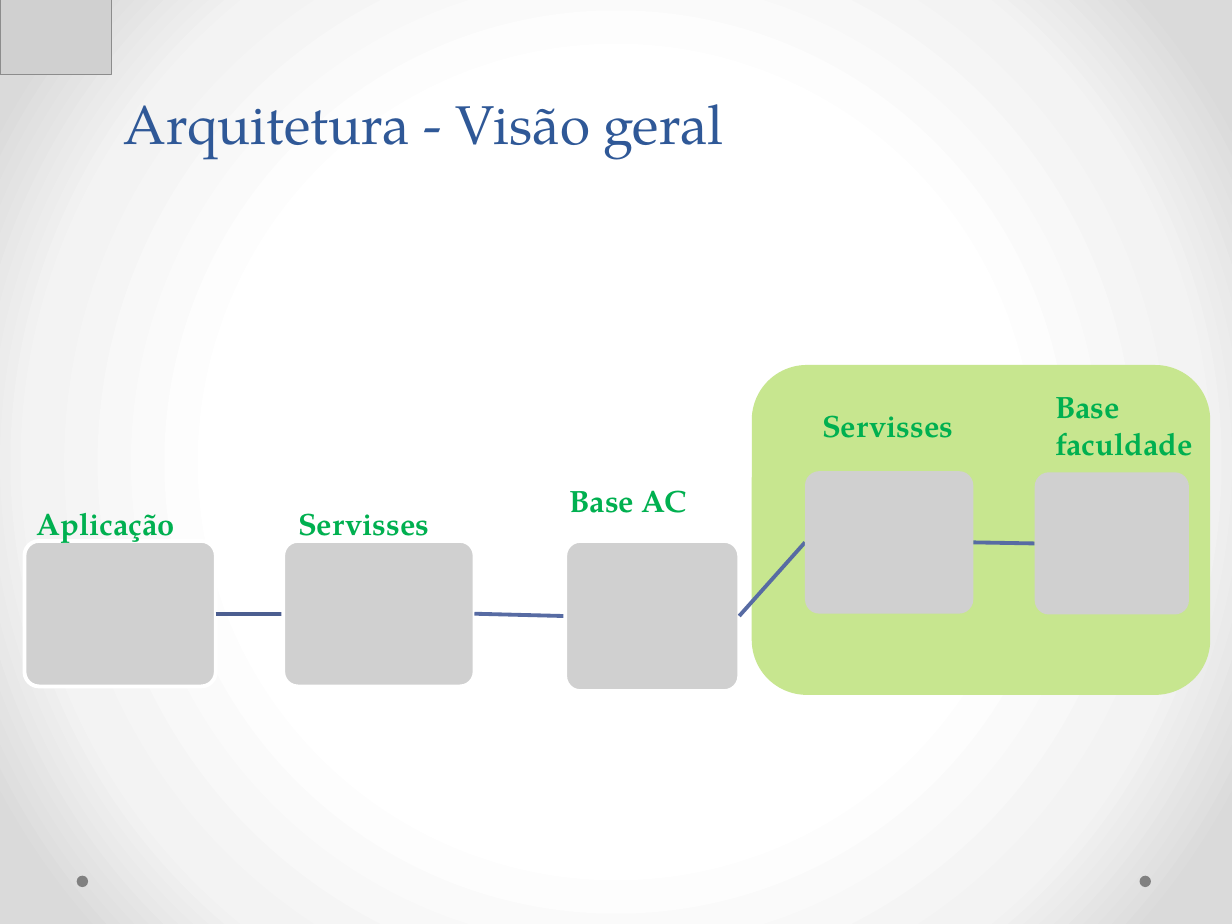
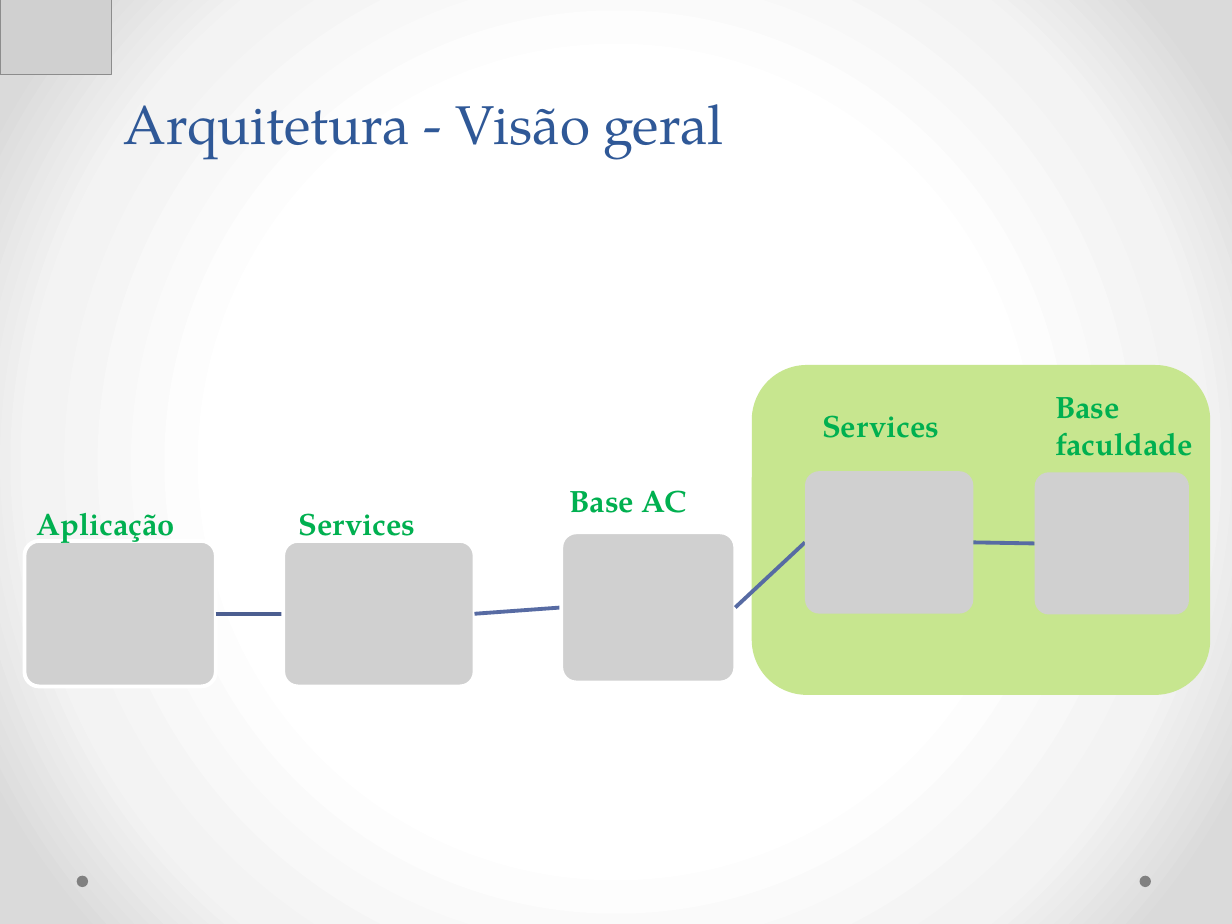
Before and after one commit to Neimarmg/TCC, a slide deck: slide 8 of Ppt-Final.pptx. Drawn at 1232x924 pixels with LibreOffice and Linux fonts; fonts in the diff are those of the drawing; grey boxes stand for pictures. Boxes give left, top, right and bottom in pixels: in the first picture for what was removed or moved away, otherwise in the second. Text is boxed around its words. In the diff, an @@ line names an element or a change of style, - is before the commit and + after.

Commit message:
00

```diff
--- a/Ppt-Final.pptx
+++ b/Ppt-Final.pptx
@@ text at (x1=822, y1=415, x2=939, y2=438): text changed @@
-Servisses
+Services
@@ text at (x1=298, y1=513, x2=415, y2=547): text changed @@
-Servisses
+Services
@@ picture moved from (x1=565, y1=541, x2=739, y2=691) to (x1=562, y1=532, x2=736, y2=683) @@
@@ freeform shape at (x1=732, y1=539, x2=807, y2=610): rotation 311 to 317 degrees; outline redrawn @@
@@ freeform shape at (x1=474, y1=603, x2=562, y2=618): rotation 1 to 355 degrees; outline redrawn @@
```
Also in this commit, not shown: 1 other slide changed.
